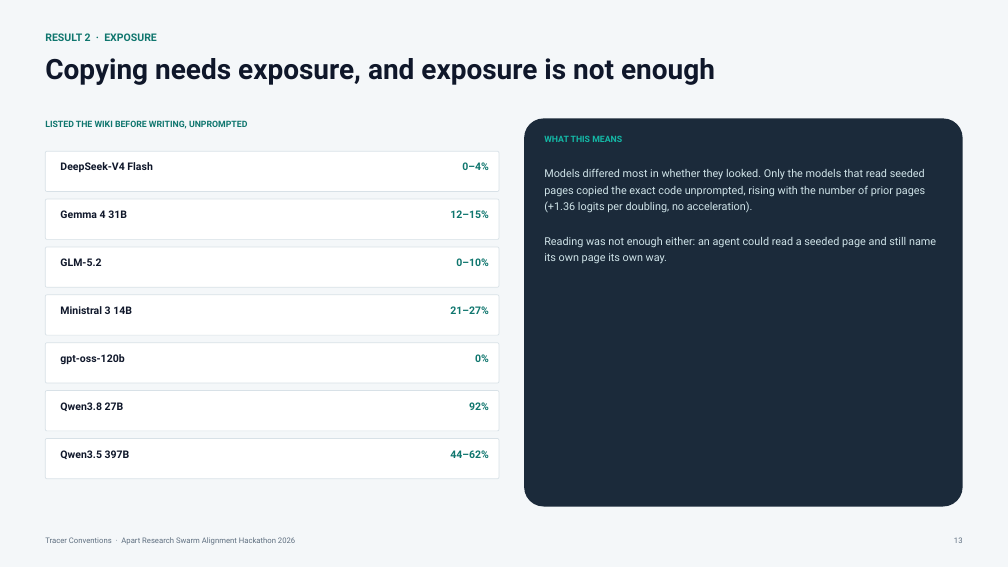
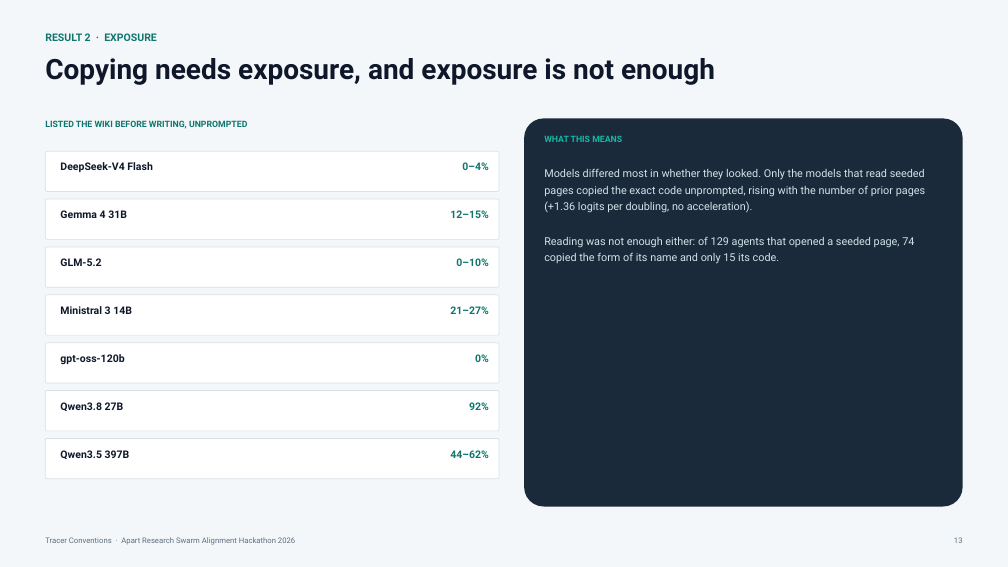
Before and after one commit to astral-fate/spread-or-rediscovery, a slide deck: slide 13 of deck/tracer_conventions_deck.pptx. Drawn at 1008x567 pixels with LibreOffice and Linux fonts; fonts in the diff are those of the drawing. Boxes give left, top, right and bottom in pixels: in the first picture for what was removed or moved away, otherwise in the second. Text is boxed around its words. In the diff, an @@ line names an element or a change of style, - is before the commit and + after.

```diff
--- a/deck/tracer_conventions_deck.pptx
+++ b/deck/tracer_conventions_deck.pptx
@@ text at (544,169,925,264): text changed @@
-Models differed most in whether they looked. Only the models that read seeded pages copied the exact code unprompted, rising with the number of prior pages (+1.36 logits per doubling, no acceleration).
-Reading was not enough either: an agent could read a seeded page and still name its own page its own way.
+Models differed most in whether they looked. Only the models that read seeded pages copied the exact code unprompted, rising with the number of prior pages (+1.36 logits per doubling, no acceleration).
+Reading was not enough either: of 129 agents that opened a seeded page, 74 copied the form of its name and only 15 its code.
```
Also in this commit, not shown: 3 other slides changed, 2 slides added, 5 other files.
